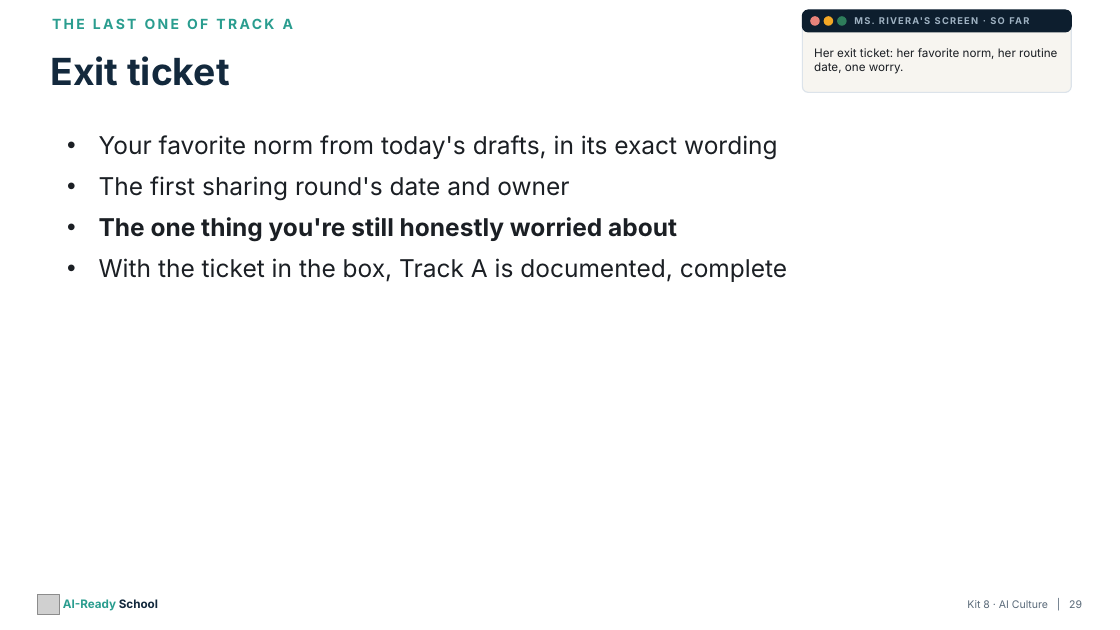
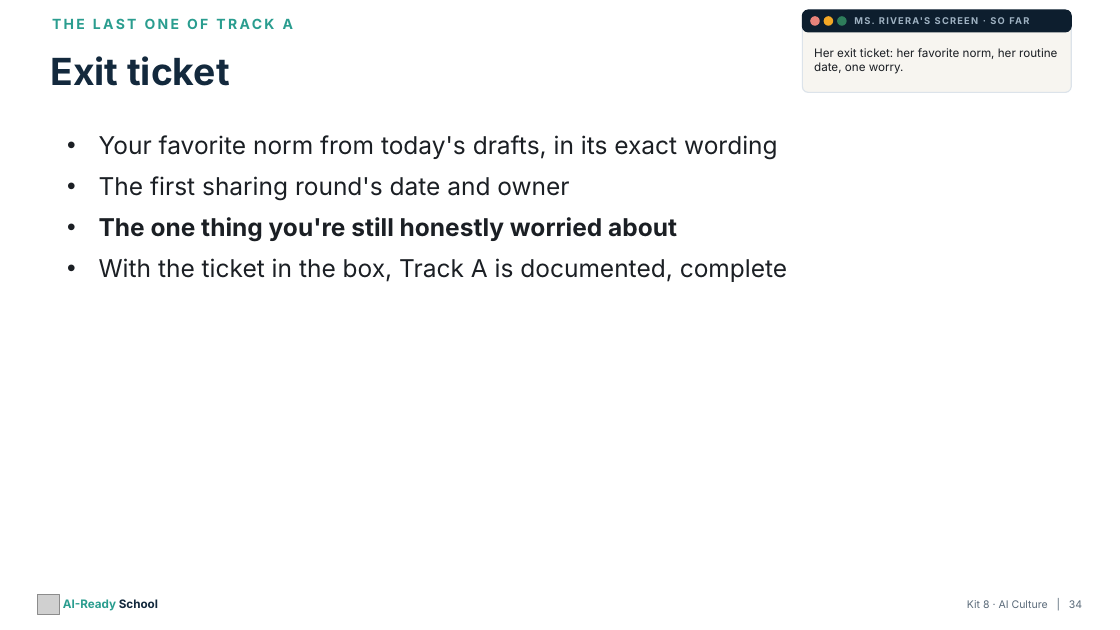
Before and after one commit to aspinozzi1/Ai-School-Ready, a slide deck: slide 34 of kits/kit08/Kit08_PresentationDeck.pptx (slide 29 before the commit). Drawn at 1120x630 pixels with LibreOffice and Linux fonts; fonts in the diff are those of the drawing; grey boxes stand for pictures. Boxes give left, top, right and bottom in pixels: in the first picture for what was removed or moved away, otherwise in the second. Text is boxed around its words. In the diff, an @@ line names an element or a change of style, - is before the commit and + after.

```diff
--- a/kits/kit08/Kit08_PresentationDeck.pptx
+++ b/kits/kit08/Kit08_PresentationDeck.pptx
@@ text at (967,600,1082,608): text changed @@
-Kit 8 · AI Culture | 29
+Kit 8 · AI Culture | 34
```
Also in this commit, not shown: 11 other slides changed, 5 slides added, 5 other files.
